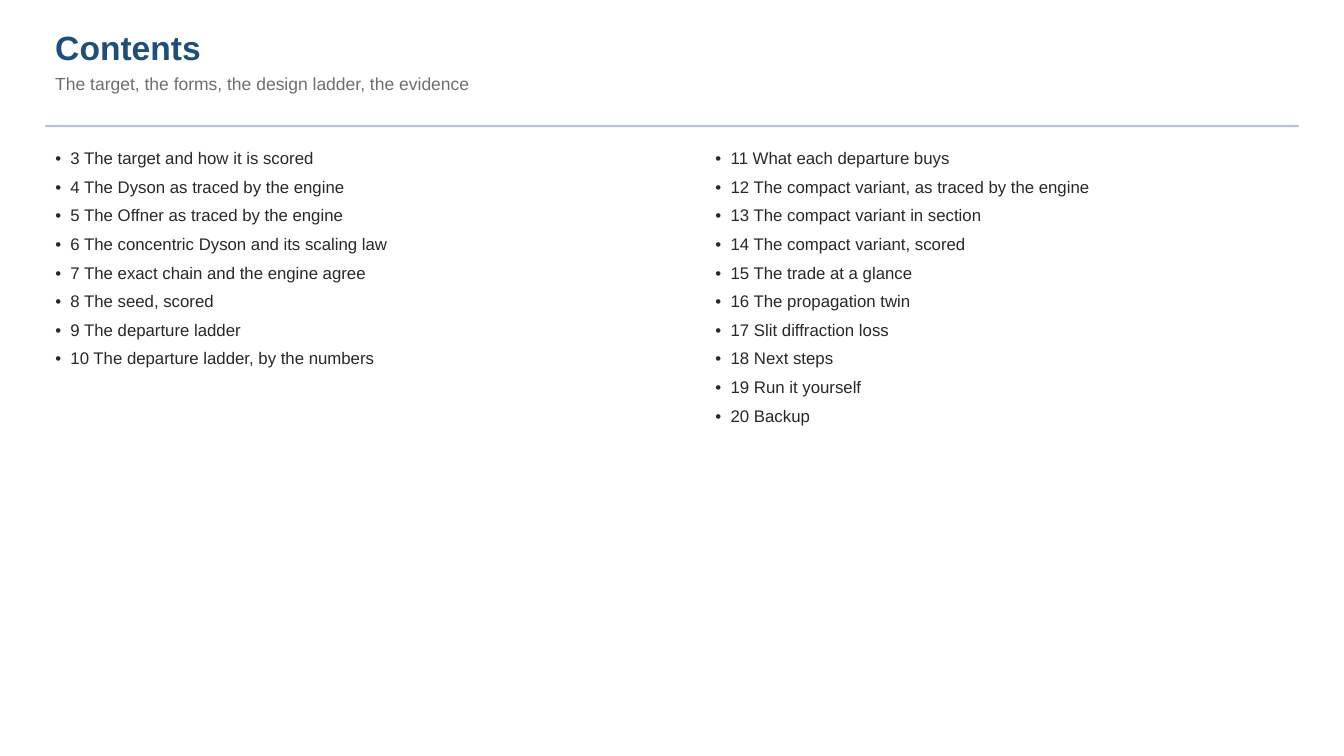
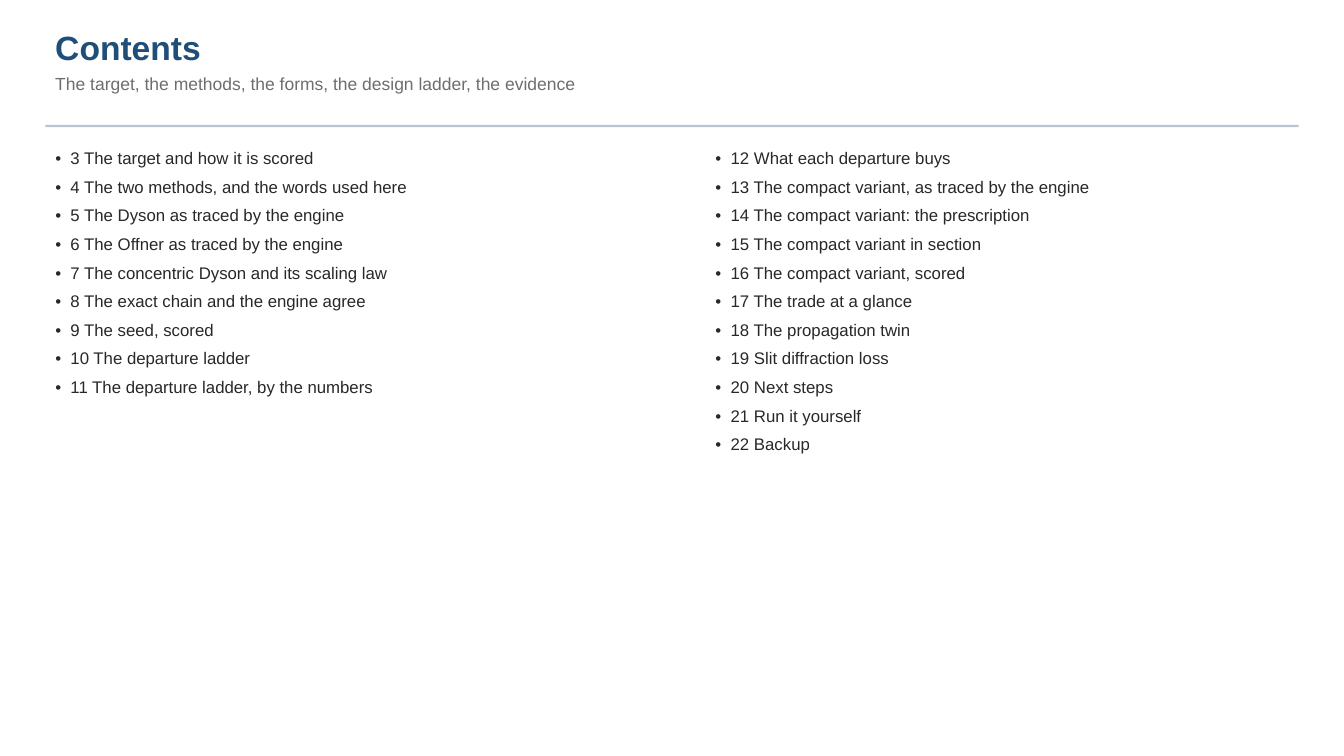
Before and after one commit to nasa-jpl/macos, a slide deck: slide 2 of demo_session/deck_dyson_baseline.pptx. Drawn at 1344x756 pixels with LibreOffice and Linux fonts; fonts in the diff are those of the drawing. Boxes give left, top, right and bottom in pixels: in the first picture for what was removed or moved away, otherwise in the second. Text is boxed around its words. In the diff, an @@ line names an element or a change of style, - is before the commit and + after.

```diff
--- a/demo_session/deck_dyson_baseline.pptx
+++ b/demo_session/deck_dyson_baseline.pptx
@@ text at bbox=[55, 77, 575, 94]: text changed @@
-The target, the forms, the design ladder, the evidence
+The target, the methods, the forms, the design ladder, the evidence
@@ text at bbox=[731, 152, 1089, 454]: text changed @@
-• 11 What each departure buys
-• 12 The compact variant, as traced by the engine
-• 13 The compact variant in section
-• 14 The compact variant, scored
-• 15 The trade at a glance
-• 16 The propagation twin
-• 17 Slit diffraction loss
-• 18 Next steps
-• 19 Run it yourself
-• 20 Backup
+• 12 What each departure buys
+• 13 The compact variant, as traced by the engine
+• 14 The compact variant: the prescription
+• 15 The compact variant in section
+• 16 The compact variant, scored
+• 17 The trade at a glance
+• 18 The propagation twin
+• 19 Slit diffraction loss
+• 20 Next steps
+• 21 Run it yourself
+• 22 Backup
@@ text at bbox=[70, 181, 407, 397]: text changed @@
-• 4 The Dyson as traced by the engine
-• 5 The Offner as traced by the engine
-• 6 The concentric Dyson and its scaling law
-• 7 The exact chain and the engine agree
-• 8 The seed, scored
-• 9 The departure ladder
-• 10 The departure ladder, by the numbers
+• 4 The two methods, and the words used here
+• 5 The Dyson as traced by the engine
+• 6 The Offner as traced by the engine
+• 7 The concentric Dyson and its scaling law
+• 8 The exact chain and the engine agree
+• 9 The seed, scored
+• 10 The departure ladder
+• 11 The departure ladder, by the numbers
```
Also in this commit, not shown: 7 other slides changed, 4 slides added, 1 slide removed, 1 other file.
